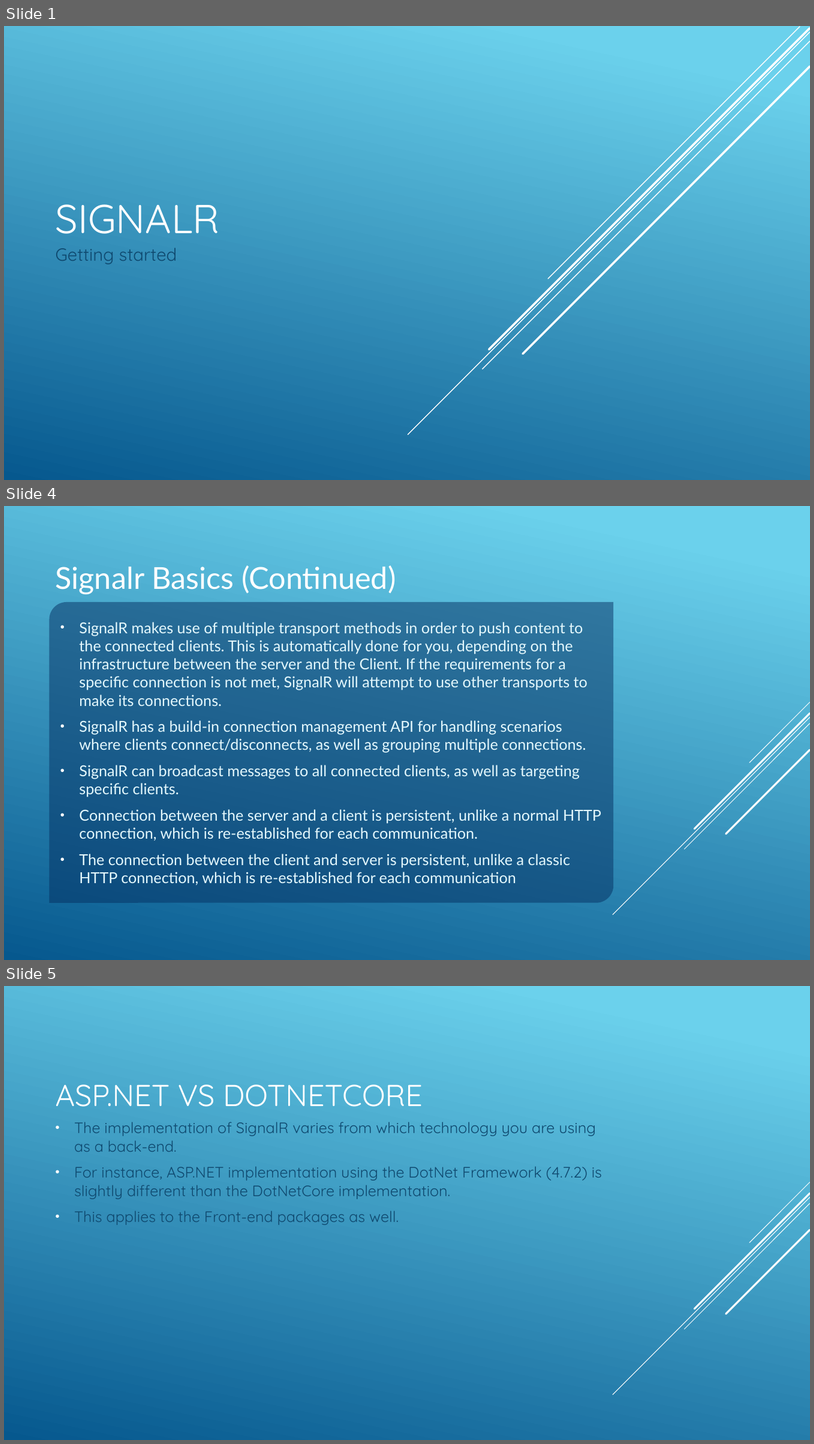
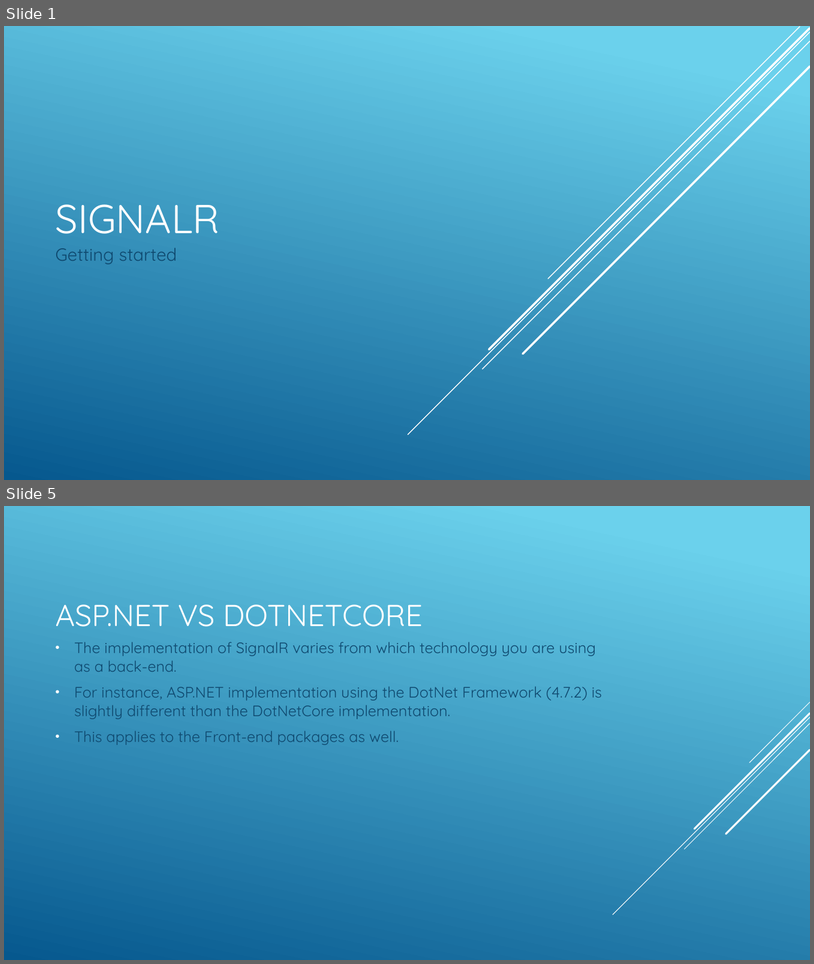
Before and after one commit to JAspeling/SignalR, a slide deck: SignalR.pptx. Shown one above the other, each under a label of ours: slides 1, 4 and 5 before the commit, slides 1 and 5 after it; the slides between them are not shown. The pictures are 814x1444 and 814x964 pixels, drawn with LibreOffice and Linux fonts; fonts in the diff are those of the drawing. Boxes give left, top, right and bottom in pixels: in the first picture for what was removed or moved away, otherwise in the second. Text is boxed around its words. In the diff, an @@ line names an element or a change of style, - is before the commit and + after.

```diff
--- a/SignalR.pptx
+++ b/SignalR.pptx
@@ slide 4 removed at (4, 506, 810, 960), background gradient #6ED2EB to #06588E; not listed: 5 template elements that a slide beside it also shows @@
@@ title removed at (56, 565, 396, 594) @@
-Signalr Basics (Continued)
@@ text removed at (50, 602, 614, 903) @@
-• SignalR makes use of multiple transport methods in order to push content to the connected clients. This is automatically done for you, depending on the infrastructure between the server and the Client. If the requirements for a specific connection is not met, SignalR will attempt to use other transports to make its connections.
-• SignalR has a build-in connection management API for handling scenarios where clients connect/disconnects, as well as grouping multiple connections.
-• SignalR can broadcast messages to all connected clients, as well as targeting specific clients.
-• Connection between the server and a client is persistent, unlike a normal HTTP connection, which is re-established for each communication.
-• The connection between the client and server is persistent, unlike a classic HTTP connection, which is re-established for each communication
```
Also in this commit, not shown: 2 slides changed, 8 slides added, 1 other slide removed, 7 other files.
